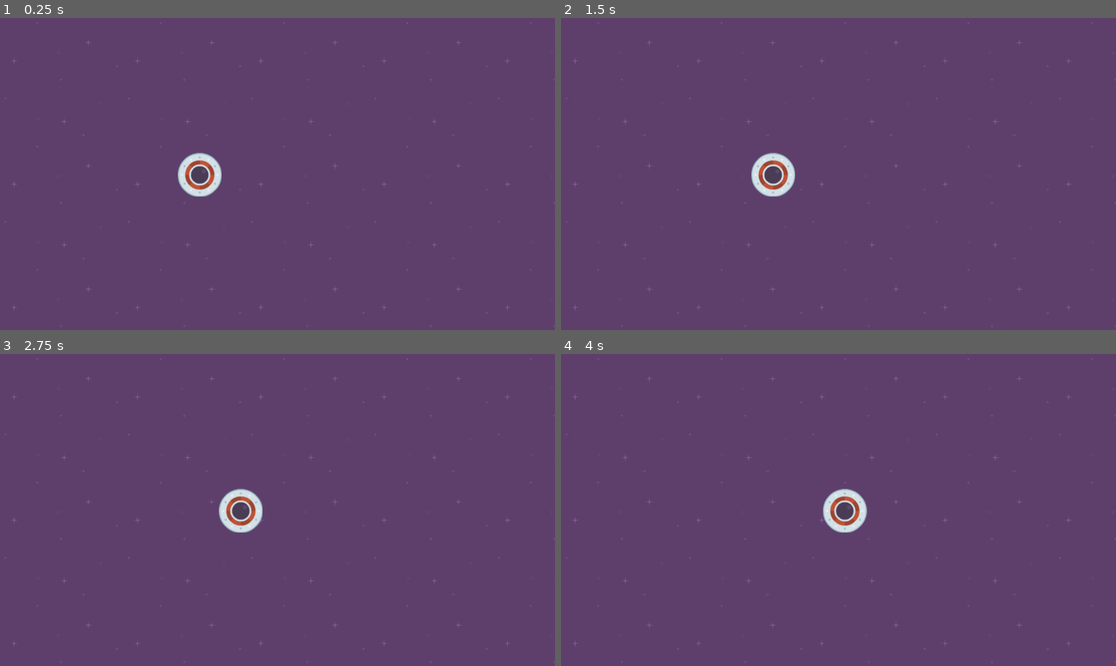
Above: before the commit, frames 1-4 (two rows, left to right).
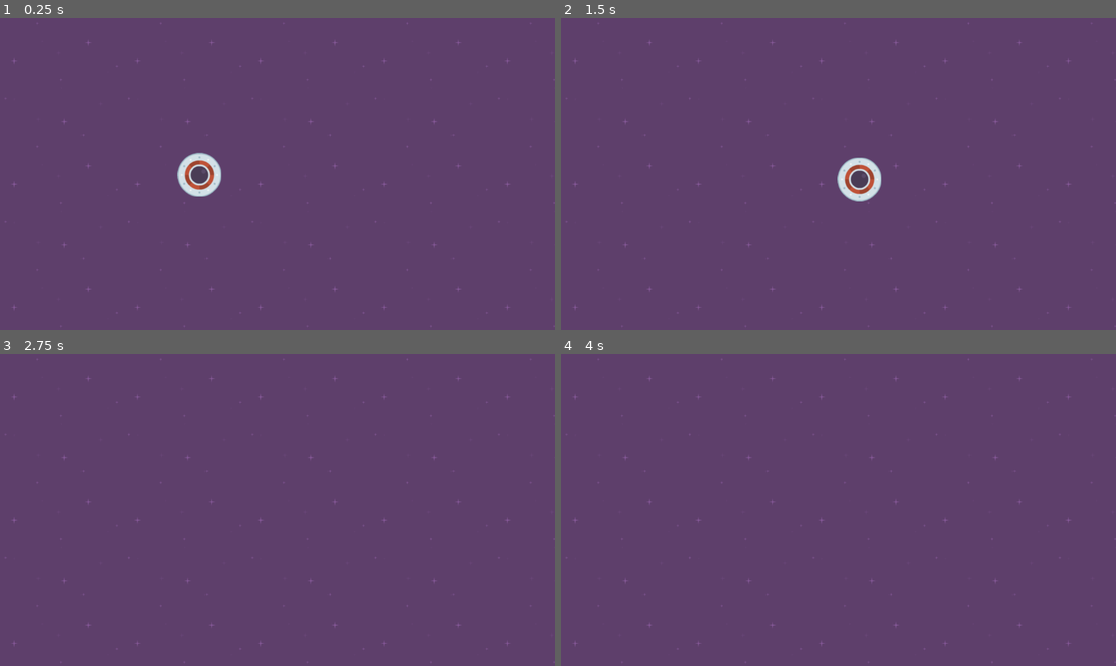
Above: after the commit, the same moments.

Repository: vslayer34/Speedy-Saucer
Game: Godot game, scene res://level_1.tscn
Same seed, same stepped clock (60 frames per second), same inputs: the game is played once before the commit and once after it.
Inputs:
- Up to frame 1 (0.25 s): no input
- Up to frame 2 (1.5 s): hold Right (move_right, bound only after the commit) 0.53-1.28 s; hold Down (move_down, bound only after the commit) from 1.28 s (still down)
- Up to frame 3 (2.75 s): release Down (move_down, bound only after the commit) at 2.03 s; hold Right (move_right, bound only after the commit) from 2.03 s (still down)
- Up to frame 4 (4 s): release Right (move_right, bound only after the commit) at 2.78 s; hold Up (move_up, bound only after the commit) 2.78-3.53 s; hold Left (move_left, bound only after the commit) from 3.53 s (still down)

The runs differ from the first frame. In frame 1, 0.1% of the frame differs, in the area x 31-40%, y 44-57%; in frame 2, 1.5%, in the area x 34-58%, y 43-59%; in frame 3, 0.8%; in frame 4, 0.8%.

Commit message:
added movement with inputs

Diff:
--- a/Scripts/player.gd
+++ b/Scripts/player.gd
@@ -1,16 +1,16 @@
 extends RigidBody2D
 
-
-# Called when the node enters the scene tree for the first time.
-func _ready() -> void:
-	#apply_impulse(Vector2(0.0, -25.0))
-	pass
-
-
-func _process(_delta: float) -> void:
-	#apply_force(Vector2(25.0, 0.0))
-	pass
-
+var force_amount: float = 500.0
 
 func _physics_process(_delta: float) -> void:
-	apply_force(Vector2(25.0, 0.0))
+	if Input.is_action_pressed("move_right"):
+		apply_force(Vector2(force_amount, 0.0))
+
+	if Input.is_action_pressed("move_left"):
+		apply_force(Vector2(-force_amount, 0.0))
+
+	if Input.is_action_pressed("move_up"):
+		apply_force(Vector2(0.0, -force_amount))
+
+	if Input.is_action_pressed("move_down"):
+		apply_force(Vector2(0.0, force_amount))
--- a/project.godot
+++ b/project.godot
@@ -14,3 +14,30 @@
 run/main_scene="res://level_1.tscn"
 config/features=PackedStringArray("4.2", "Forward Plus")
 config/icon="res://icon.svg"
+
+[input]
+
+move_right={
+"deadzone": 0.5,
+"events": [Object(InputEventKey,"resource_local_to_scene":false,"resource_name":"","device":-1,"window_id":0,"alt_pressed":false,"shift_pressed":false,"ctrl_pressed":false,"meta_pressed":false,"pressed":false,"keycode":0,"physical_keycode":4194321,"key_label":0,"unicode":0,"echo":false,"script":null)
+, Object(InputEventKey,"resource_local_to_scene":false,"resource_name":"","device":-1,"window_id":0,"alt_pressed":false,"shift_pressed":false,"ctrl_pressed":false,"meta_pressed":false,"pressed":false,"keycode":0,"physical_keycode":68,"key_label":0,"unicode":100,"echo":false,"script":null)
+]
+}
+move_left={
+"deadzone": 0.5,
+"events": [Object(InputEventKey,"resource_local_to_scene":false,"resource_name":"","device":-1,"window_id":0,"alt_pressed":false,"shift_pressed":false,"ctrl_pressed":false,"meta_pressed":false,"pressed":false,"keycode":0,"physical_keycode":4194319,"key_label":0,"unicode":0,"echo":false,"script":null)
+, Object(InputEventKey,"resource_local_to_scene":false,"resource_name":"","device":-1,"window_id":0,"alt_pressed":false,"shift_pressed":false,"ctrl_pressed":false,"meta_pressed":false,"pressed":false,"keycode":0,"physical_keycode":68,"key_label":0,"unicode":100,"echo":false,"script":null)
+]
+}
+move_up={
+"deadzone": 0.5,
+"events": [Object(InputEventKey,"resource_local_to_scene":false,"resource_name":"","device":-1,"window_id":0,"alt_pressed":false,"shift_pressed":false,"ctrl_pressed":false,"meta_pressed":false,"pressed":false,"keycode":0,"physical_keycode":4194320,"key_label":0,"unicode":0,"echo":false,"script":null)
+, Object(InputEventKey,"resource_local_to_scene":false,"resource_name":"","device":-1,"window_id":0,"alt_pressed":false,"shift_pressed":false,"ctrl_pressed":false,"meta_pressed":false,"pressed":false,"keycode":0,"physical_keycode":87,"key_label":0,"unicode":119,"echo":false,"script":null)
+]
+}
+move_down={
+"deadzone": 0.5,
+"events": [Object(InputEventKey,"resource_local_to_scene":false,"resource_name":"","device":-1,"window_id":0,"alt_pressed":false,"shift_pressed":false,"ctrl_pressed":false,"meta_pressed":false,"pressed":false,"keycode":0,"physical_keycode":4194322,"key_label":0,"unicode":0,"echo":false,"script":null)
+, Object(InputEventKey,"resource_local_to_scene":false,"resource_name":"","device":-1,"window_id":0,"alt_pressed":false,"shift_pressed":false,"ctrl_pressed":false,"meta_pressed":false,"pressed":false,"keycode":0,"physical_keycode":83,"key_label":0,"unicode":115,"echo":false,"script":null)
+]
+}
